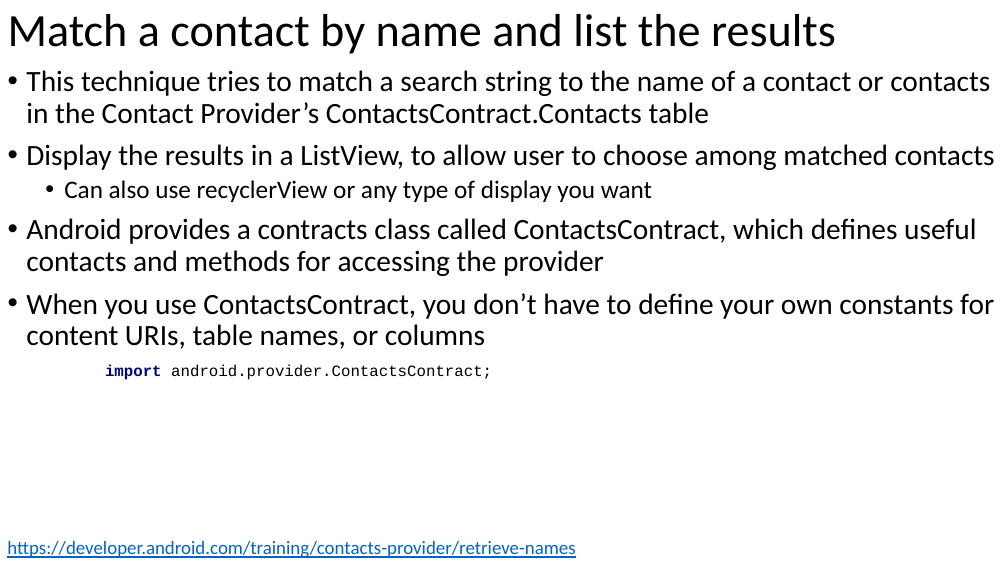
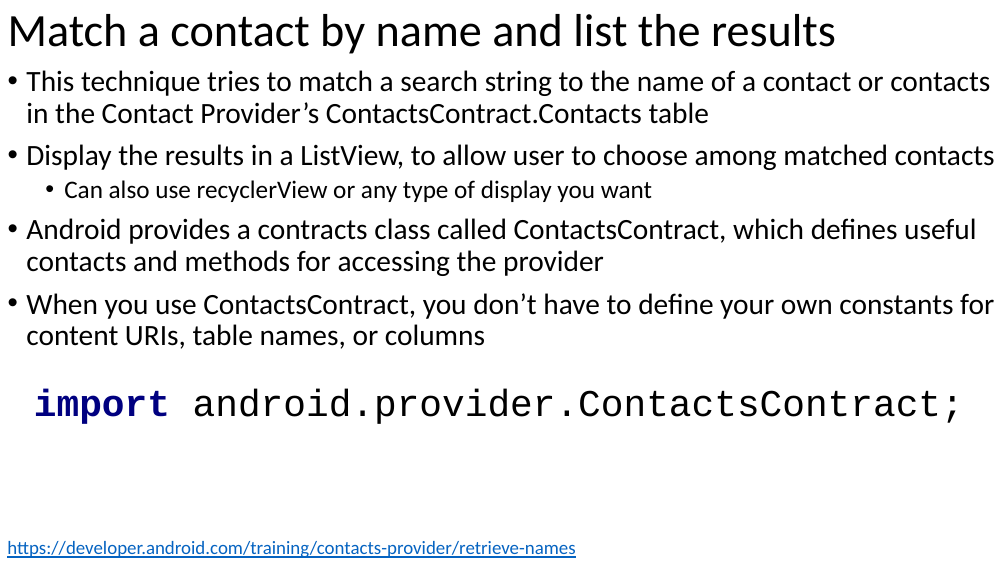
Before and after one commit to russellu/cs230, a slide deck: slide 35 of Lecture_12.pptx. Drawn at 1008x567 pixels with LibreOffice and Linux fonts; fonts in the diff are those of the drawing. Boxes give left, top, right and bottom in pixels: in the first picture for what was removed or moved away, otherwise in the second. Text is boxed around its words. In the diff, an @@ line names an element or a change of style, - is before the commit and + after.

```diff
--- a/Lecture_12.pptx
+++ b/Lecture_12.pptx
@@ text "import android.provider.ContactsContract;": place and size @@
-text "import android.provider.ContactsContract;" at (105,365,492,380)
+text "import android.provider.ContactsContract;" at (34,389,964,424)
@@ text "import android.provider.ContactsContract;" at (34,389,964,424): size 15 to 36 pt @@
```
Also in this commit, not shown: 4 other slides changed.
